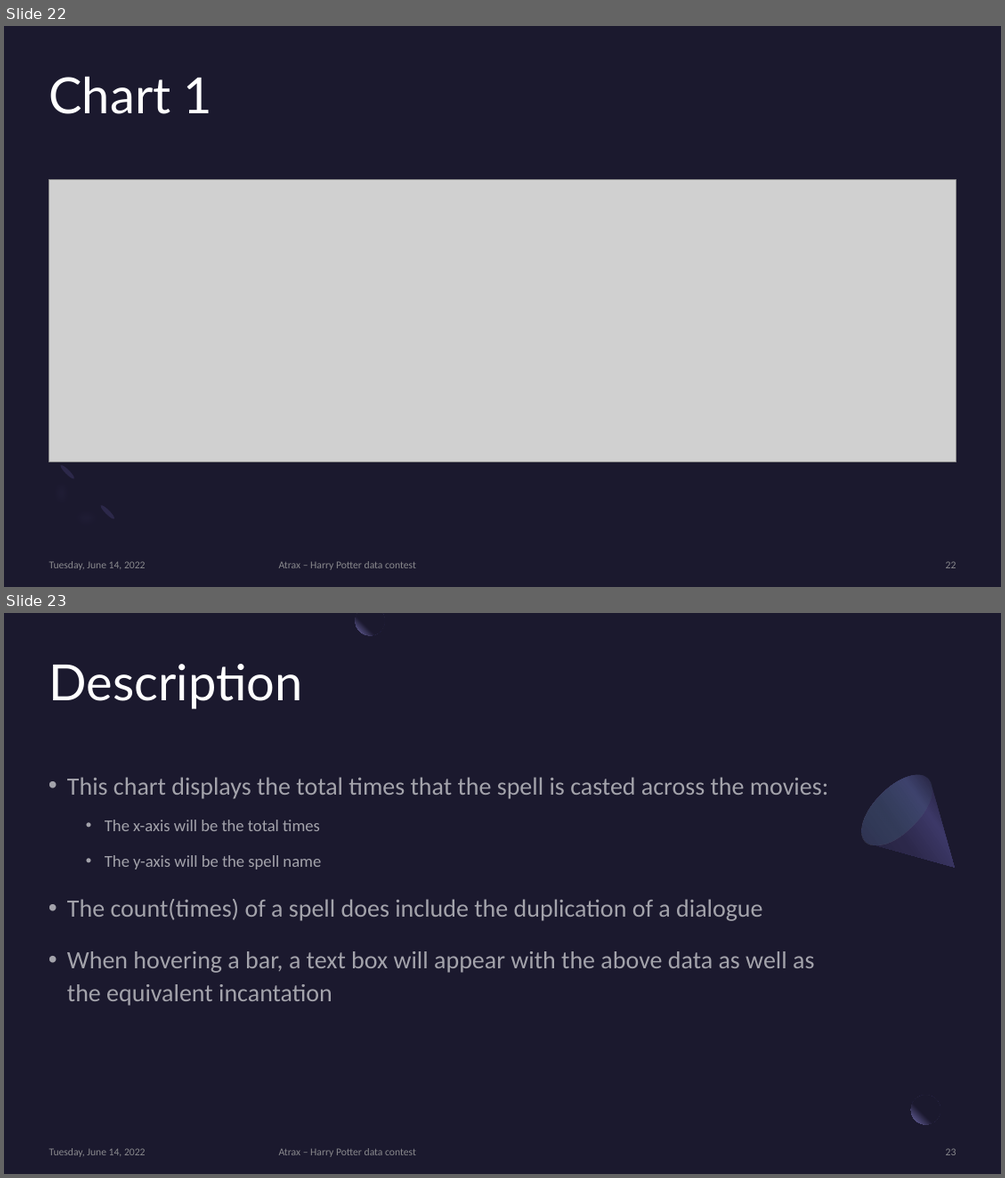
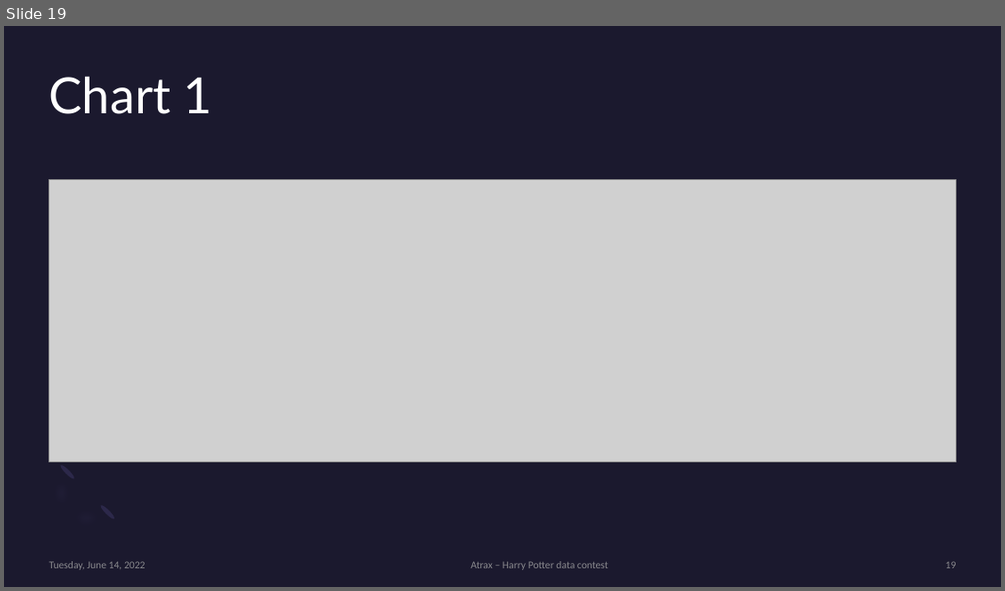
Before and after one commit to nhhphuoc1993/data_contest_harry_portter, a slide deck: The analysis of Harry Potter dataset.pptx. Shown one above the other, each under a label of ours: slides 22 and 23 before the commit, slide 19 after it. The pictures are 1005x1178 and 1005x591 pixels, drawn with LibreOffice and Linux fonts; fonts in the diff are those of the drawing; grey boxes stand for pictures. Boxes give left, top, right and bottom in pixels: in the first picture for what was removed or moved away, otherwise in the second. Text is boxed around its words. In the diff, an @@ line names an element or a change of style, - is before the commit and + after.

```diff
--- a/The analysis of Harry Potter dataset.pptx
+++ b/The analysis of Harry Potter dataset.pptx
@@ slide 23 removed at [4,613,1001,1174], background #1B192E @@
@@ freeform shape removed at [356,613,385,635] @@
@@ title removed at [49,664,303,709] @@
-Description
@@ freeform shape removed at [850,763,986,899] @@
@@ ellipse removed at [850,763,944,857] @@
@@ text removed at [67,777,828,1005] @@
-• This chart displays the total times that the spell is casted across the movies:
-  • The x-axis will be the total times
-  • The y-axis will be the spell name
-• The count(times) of a spell does include the duplication of a dialogue
-• When hovering a bar, a text box will appear with the above data as well as the equivalent incantation
@@ rectangle removed at [940,1089,971,1119] @@
@@ ellipse removed at [911,1095,940,1125] @@
@@ text removed at [49,1148,146,1157] @@
-Tuesday, June 14, 2022
@@ text removed at [279,1148,416,1157] @@
-Atrax – Harry Potter data contest
@@ page number removed at [946,1148,956,1155] @@
-23
@@ what was slide 22 is now slide 19 @@
@@ slide 19 changed as well @@
@@ text "Atrax – Harry Potter data ..." at [470,561,608,570]: alignment left to centre @@
@@ page number at [946,561,956,568]: text changed @@
-22
+19
```
Also in this commit, not shown: 24 other slides changed, 1 slide added, 4 other slides removed, 3 other files.
